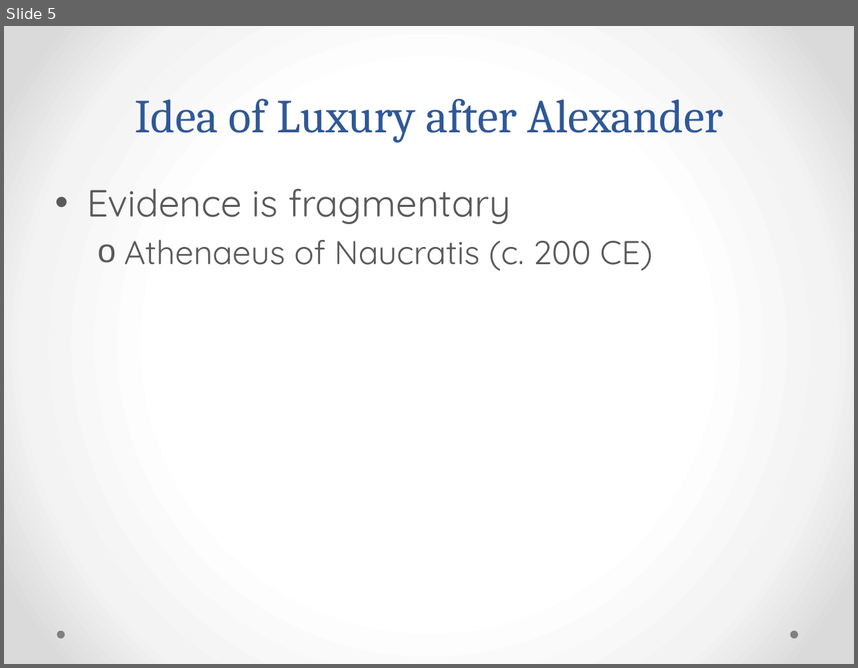
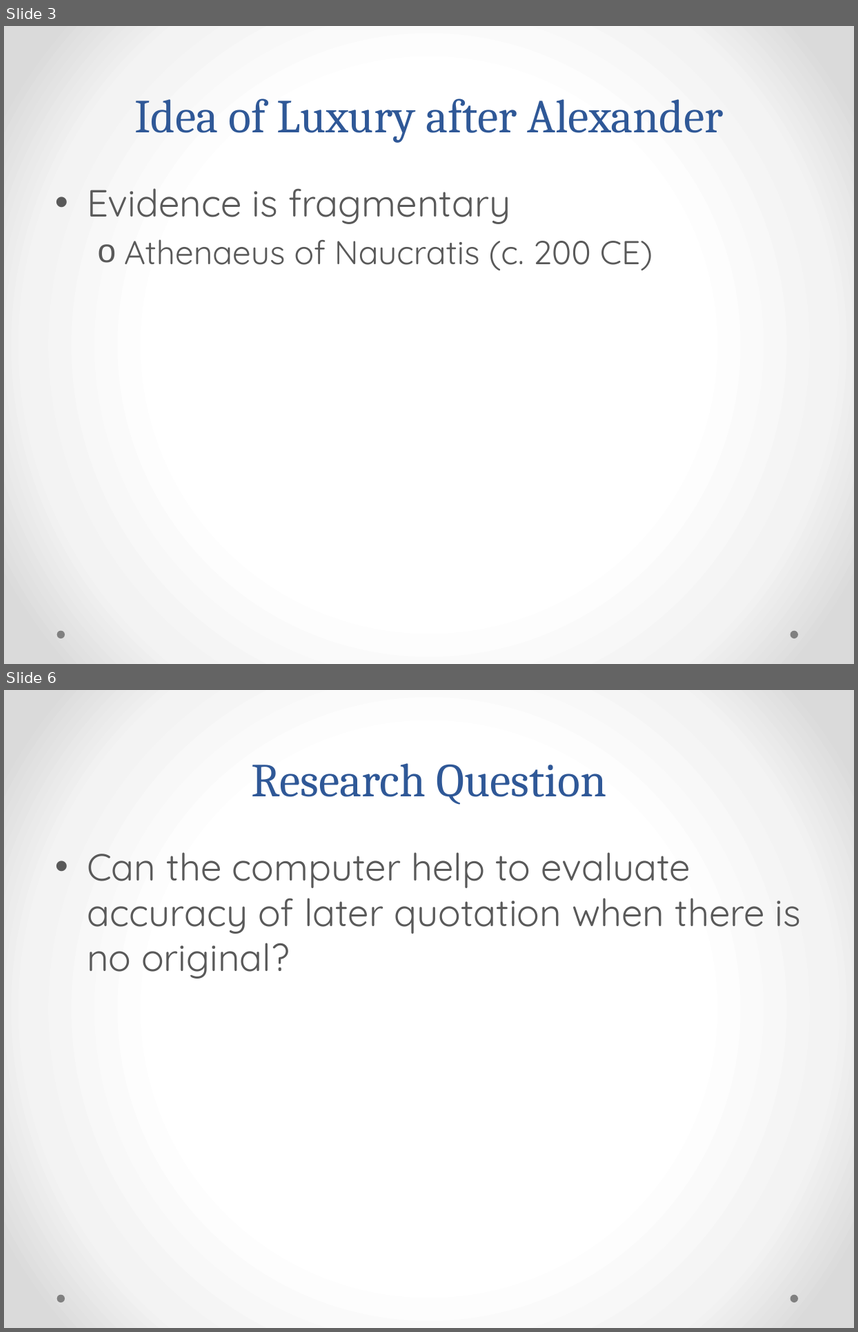
Before and after one commit to rgorman/syntacto_stylistics, a slide deck: Presentations/UNL/murray_feb-3.pptx. Shown one above the other, each under a label of ours: slide 5 before the commit, slides 3 and 6 after it; the slides between them are not shown. The pictures are 858x668 and 858x1332 pixels, drawn with LibreOffice and Linux fonts; fonts in the diff are those of the drawing. Boxes give left, top, right and bottom in pixels: in the first picture for what was removed or moved away, otherwise in the second. Text is boxed around its words. In the diff, an @@ line names an element or a change of style, - is before the commit and + after.

```diff
--- a/Presentations/UNL/murray_feb-3.pptx
+++ b/Presentations/UNL/murray_feb-3.pptx
@@ slide 6 added at [4, 690, 854, 1328], background gradient #FFFFFF to #F4F4F4 to #DADADA; not listed: 2 template elements that a slide beside it also shows @@
@@ title added at [251, 763, 606, 805], 40 pt, text #2F5897 @@
+Research Question
@@ text added at [87, 852, 801, 978], 32 pt, text #595959 @@
+• Can the computer help to evaluate accuracy of later quotation when there is no original?
@@ what was slide 5 is now slide 3 @@
```
Also in this commit, not shown: 2 slides changed, 35 other slides added, 3 slides removed, 3 other files.
